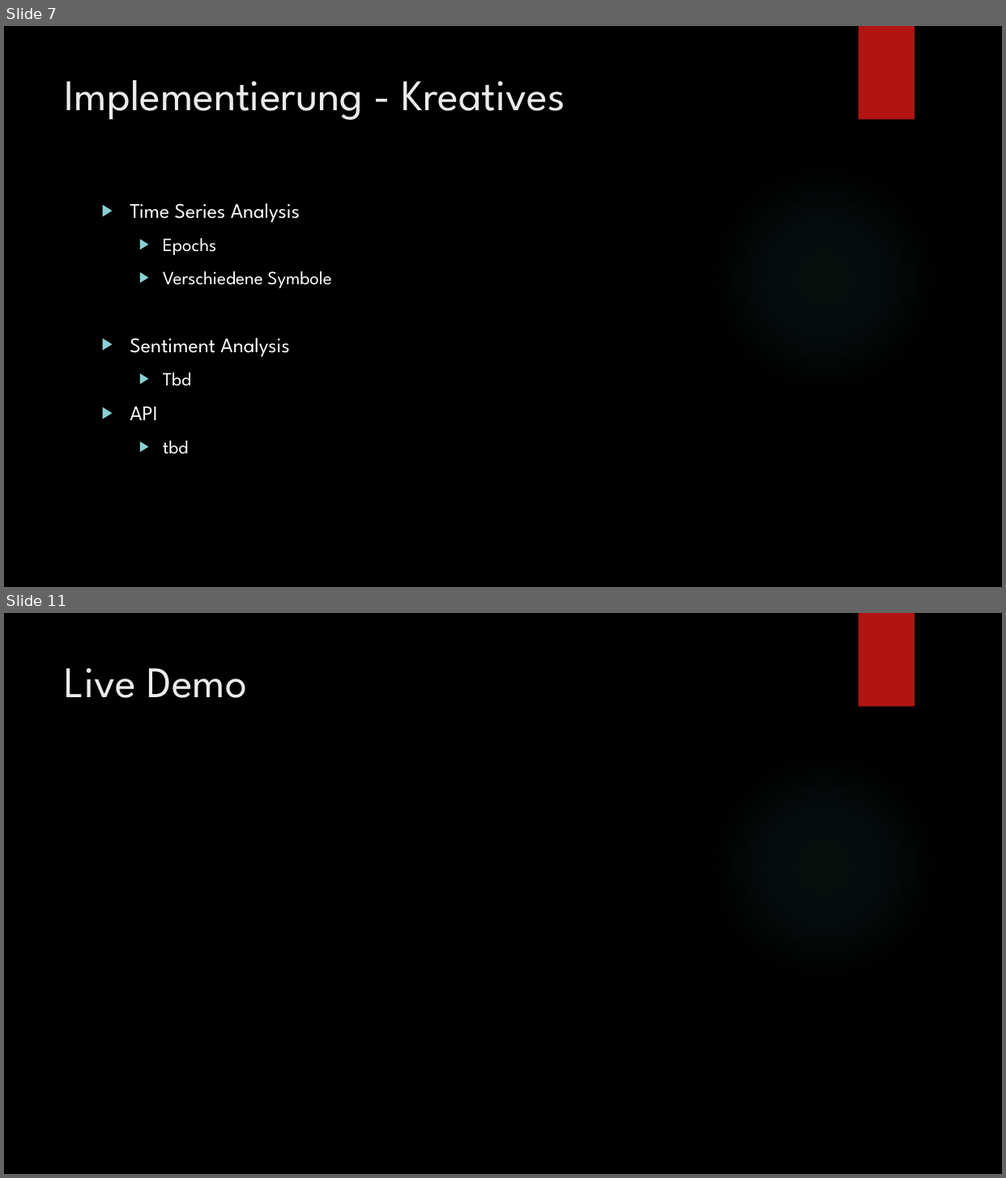
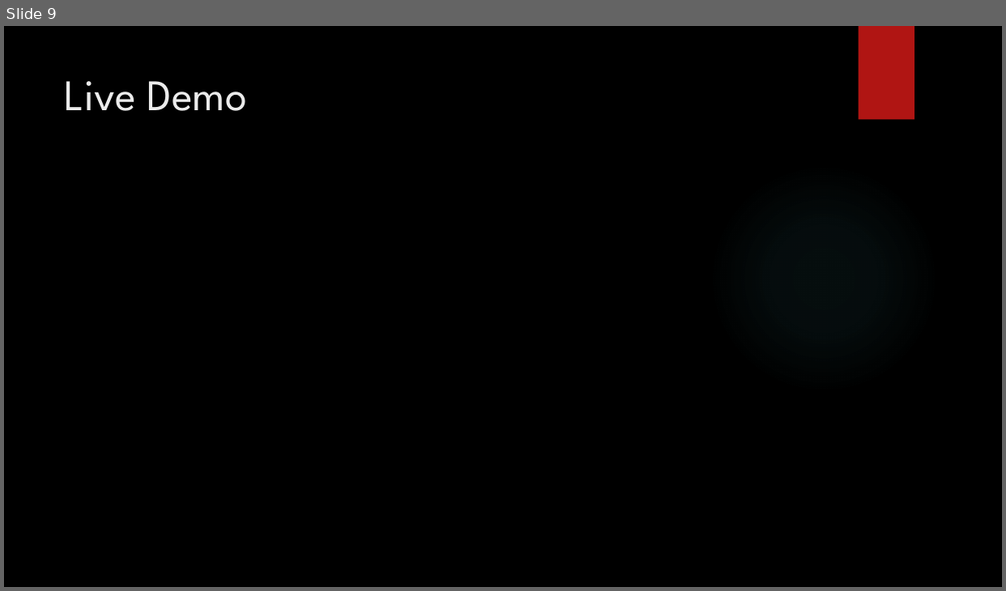
Before and after one commit to lukasbach00/stonktogether, a slide deck: NLP Präsentation.pptx. Shown one above the other, each under a label of ours: slides 7 and 11 before the commit, slide 9 after it; the slides between them are not shown. The pictures are 1006x1178 and 1006x591 pixels, drawn with LibreOffice and Linux fonts; fonts in the diff are those of the drawing; background and template pictures are left out. Boxes give left, top, right and bottom in pixels: in the first picture for what was removed or moved away, otherwise in the second. Text is boxed around its words. In the diff, an @@ line names an element or a change of style, - is before the commit and + after.

```diff
--- a/NLP Präsentation.pptx
+++ b/NLP Präsentation.pptx
@@ slide 7 removed at [4,26,1002,587], background picture (left out); not listed: 2 template elements that a slide beside it also shows @@
@@ title removed at [65,80,565,120] @@
-Implementierung - Kreatives
@@ text removed at [130,203,331,454] @@
-▶ Time Series Analysis
-  ▶ Epochs
-  ▶ Verschiedene Symbole
-▶ Sentiment Analysis
-  ▶ Tbd
-▶ API
-  ▶ tbd
@@ what was slide 11 is now slide 9 @@
```
Also in this commit, not shown: 8 slides changed, 1 other slide removed, 1 other file.
